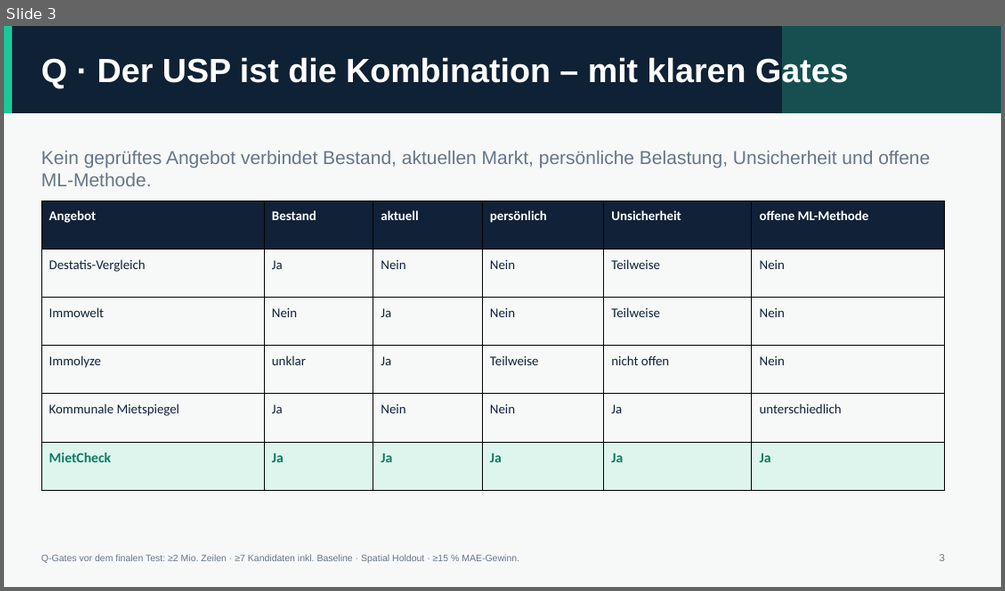
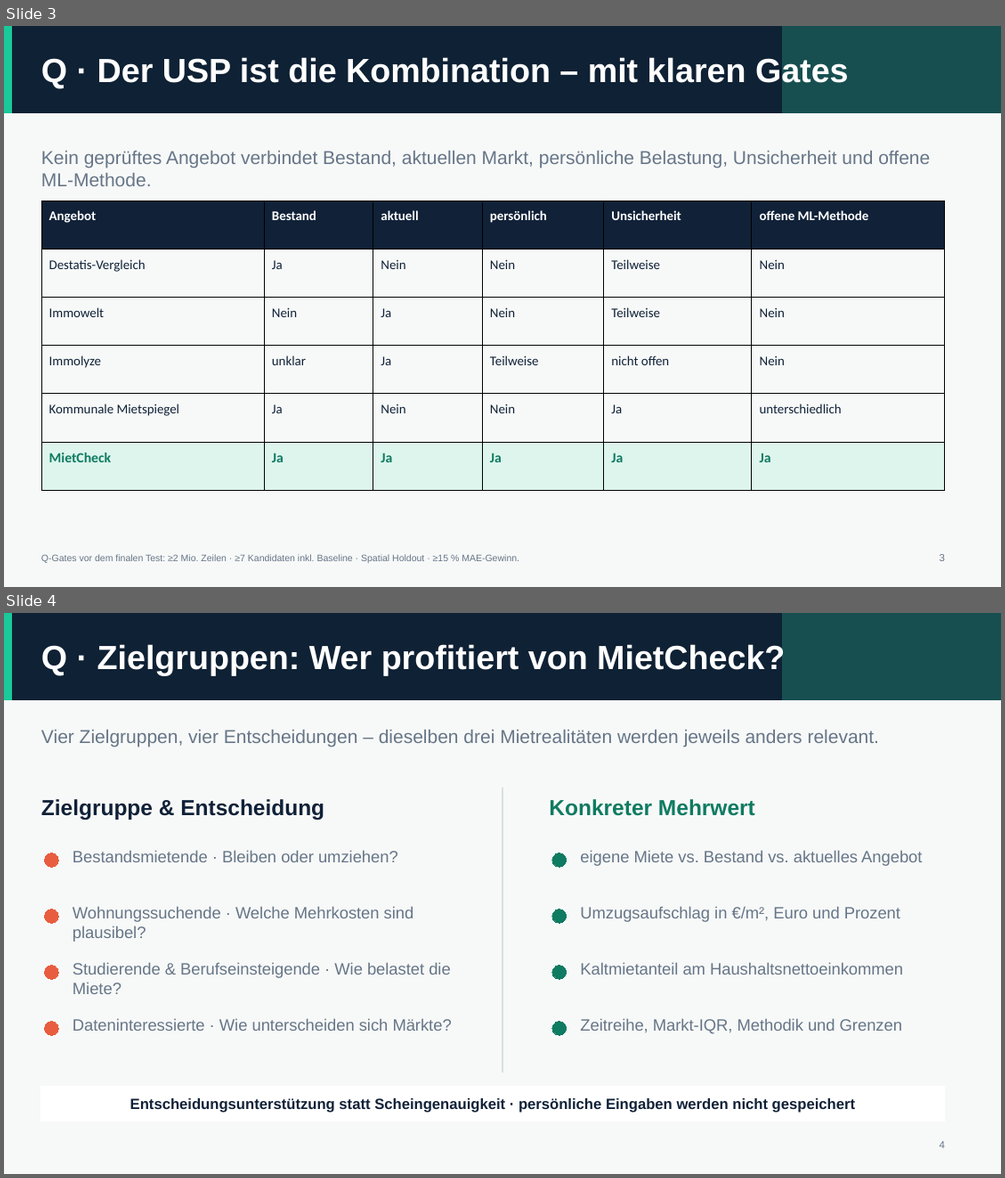
Before and after one commit to neleknaak-31/MietCheck, a slide deck: deliverables/MietCheck_Praesentation.pptx. Shown one above the other, each under a label of ours: slide 3 before the commit, slides 3 and 4 after it. The pictures are 1005x591 and 1005x1178 pixels, drawn with LibreOffice and Linux fonts; fonts in the diff are those of the drawing. Boxes give left, top, right and bottom in pixels: in the first picture for what was removed or moved away, otherwise in the second. Text is boxed around its words. In the diff, an @@ line names an element or a change of style, - is before the commit and + after.

```diff
--- a/deliverables/MietCheck_Praesentation.pptx
+++ b/deliverables/MietCheck_Praesentation.pptx
@@ slide 4 added at <box>4,613,1001,1174</box>, background #F7F9F8 @@
@@ rectangle added at <box>4,613,1001,700</box>, fill #0F2134, outline #0F2134 0 pt @@
@@ rectangle added at <box>4,613,11,700</box>, fill #19C99A, outline #19C99A 0 pt @@
@@ rectangle added at <box>783,613,1001,700</box>, fill #174F50, outline #174F50 0 pt @@
@@ text added at <box>41,643,785,676</box>, 32.2 pt, text #FFFFFF, bold @@
+Q · Zielgruppen: Wer profitiert von MietCheck?
@@ text added at <box>41,730,879,747</box>, 18 pt, text #667587 @@
+Vier Zielgruppen, vier Entscheidungen – dieselben drei Mietrealitäten werden jeweils anders relevant.
@@ text added at <box>41,799,324,819</box>, 21 pt, text #102138, bold @@
+Zielgruppe & Entscheidung
@@ line added from (502, 787) to (502, 1073), #D6E1DF 1.5 pt @@
@@ text added at <box>549,799,755,816</box>, 21 pt, text #0F7B62, bold @@
+Konkreter Mehrwert
@@ text added at <box>73,850,398,862</box>, 15.8 pt, text #667587 @@
+Bestandsmietende · Bleiben oder umziehen?
@@ text added at <box>580,850,922,866</box>, 15.8 pt, text #667587 @@
+eigene Miete vs. Bestand vs. aktuelles Angebot
@@ ellipse added at <box>44,853,58,868</box>, fill #E85D3F, outline #E85D3F 0 pt @@
@@ ellipse added at <box>552,853,566,868</box>, fill #0F7B62, outline #0F7B62 0 pt @@
@@ text added at <box>73,906,414,941</box>, 15.8 pt, text #667587 @@
+Wohnungssuchende · Welche Mehrkosten sind plausibel?
@@ text added at <box>580,906,900,922</box>, 15.8 pt, text #667587 @@
+Umzugsaufschlag in €/m², Euro und Prozent
@@ ellipse added at <box>44,909,58,924</box>, fill #E85D3F, outline #E85D3F 0 pt @@
@@ ellipse added at <box>552,909,566,924</box>, fill #0F7B62, outline #0F7B62 0 pt @@
@@ ellipse added at <box>44,965,58,980</box>, fill #E85D3F, outline #E85D3F 0 pt @@
@@ text added at <box>73,962,450,994</box>, 15.8 pt, text #667587 @@
+Studierende & Berufseinsteigende · Wie belastet die Miete?
@@ ellipse added at <box>552,965,566,980</box>, fill #0F7B62, outline #0F7B62 0 pt @@
@@ text added at <box>580,962,903,974</box>, 15.8 pt, text #667587 @@
+Kaltmietanteil am Haushaltsnettoeinkommen
@@ ellipse added at <box>44,1022,58,1036</box>, fill #E85D3F, outline #E85D3F 0 pt @@
@@ text added at <box>73,1018,452,1030</box>, 15.8 pt, text #667587 @@
+Dateninteressierte · Wie unterscheiden sich Märkte?
@@ ellipse added at <box>552,1022,566,1036</box>, fill #0F7B62, outline #0F7B62 0 pt @@
@@ text added at <box>580,1018,902,1034</box>, 15.8 pt, text #667587 @@
+Zeitreihe, Markt-IQR, Methodik und Grenzen
@@ rectangle added at <box>41,1086,945,1121</box>, fill #FFFFFF, outline #FFFFFF 0 pt @@
@@ text added at <box>130,1098,855,1112</box>, 14.2 pt, text #102138, bold @@
+Entscheidungsunterstützung statt Scheingenauigkeit · persönliche Eingaben werden nicht gespeichert
@@ text added at <box>939,1141,945,1148</box>, 9.8 pt, text #667587 @@
+4
```
Also in this commit, not shown: 12 slides changed, 3 other files.
